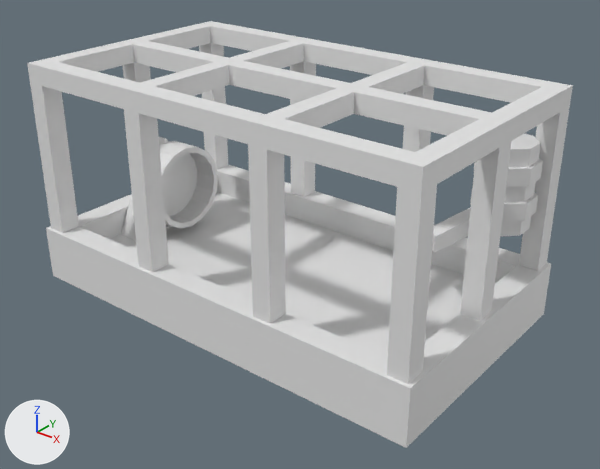
An edit to the glTF model assets/3D/map/cage.glb, drawn before and after from the same camera.
Camera for both pictures: a 50 mm camera at (0.898, -1.086, 0.697) aimed at (0.04, -0.013, 0.031). Arrows for +X, +Y and +Z are at lower left; the lights stay in place. The picture after the commit comes second. Where no turn or scale is listed for an object, it has been applied to the vertices. Vertices at exactly the same position are counted once.

In view in the first picture: 'Base', 'Cage', 'WaterBottle', 'Wheel' and 1 more.
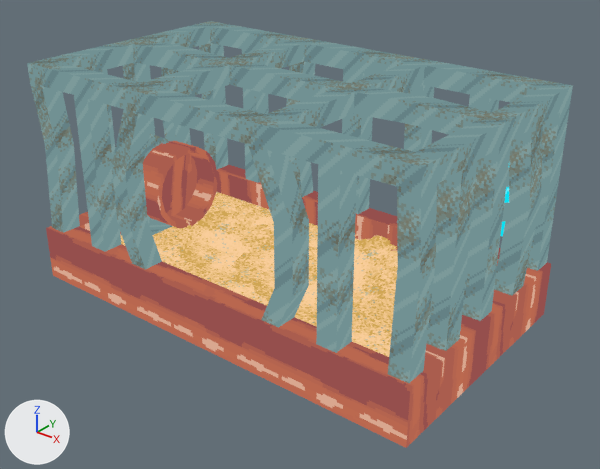
Where the newer file only moved an object's origin or applied its transform, the numbers keep the older frame.

What the commit changed:
Picture 'rustyMetal' (img_rustymetal) is new.
Picture 'plasticCyan' (img_plasticcyan) is new.
Picture 'dullRedPlastic' (img_dullredplastic) is new.
Picture 'strawFullTexture' (img_strawfulltexture) is new.
Picture 'strawTexture' (img_strawtexture) is new.
Material 'Material.004' (mat_material_004) is new.
Uses the picture img_rustymetal.
Material 'Material.005' (mat_material_005) is new.
Uses the picture img_plasticcyan.
Material 'Material.002' (mat_material_002) is new.
Uses the picture img_dullredplastic.
Material 'Material.003' (mat_material_003) is new.
Uses the picture img_strawfulltexture.
Material 'Material.001' (mat_material_001) is new.
Uses the picture img_strawtexture.
me_cube has 24 vertices, 44 faces and spans x -0.42..0.42, y -0.24..0.24, z -0.115..-0.008.
me_cube is used by ob_base; location (0.0, 0.0, 0.0).
me_cube part 1: 40 faces spanning x -0.42..0.42, y -0.24..0.24, z -0.115..-0.008 switch from mat_material (white #e7e7e7) to mat_material_002.
me_cube part 2: 4 faces spanning x -0.375..0.375, y -0.194..0.194, z -0.062 switch from mat_material (white #e7e7e7) to mat_material_003.
me_cube_001 is used by ob_cage; location (-0.394, -0.214, 0.116).
me_cube_001 had 148 vertices, 342 faces and spanned x -0.018..0.807, y -0.02..0.452, z -0.167..0.205.
me_cube_001 now has 316 vertices, 678 faces and spans x -0.033..0.821, y -0.02..0.452, z -0.183..0.208.
me_cube_001 part 3: 168 vertices added at x -0.033..0.821, y -0.02..0.452, z -0.183..0.208.
me_cube_001 part 4: 198 faces spanning x -0.018..0.807, y -0.02..0.452, z -0.167..0.205 switch from no material to mat_material_004.
me_cylinder has 64 vertices, 124 faces and spans x -0.034..0.034, y -0.086..0.086, z -0.086..0.086.
me_cylinder gains material mat_material_002.
me_cylinder_001 has 84 vertices, 164 faces and spans x -0.1..0.052, y -0.098..0.052, z -0.118..0.078.
me_cylinder_001 is used by ob_waterbottle; location (0.348, 0.166, 0.154).
me_cylinder_001 part 5: 106 faces spanning x -0.1..0.052, y -0.098..0.052, z -0.118..0.047 switch from no material to mat_material_004.
me_cylinder_001 part 6: 58 faces spanning x -0.045..0.045, y -0.045..0.045, z -0.078..0.078 switch from no material to mat_material_005.
Mesh me_plane_011 is new.
It has 4 vertices, 2 faces and spans x -0.147..0.136, y -0.149..0.131, z -0.075..-0.025.
It uses material mat_material_001.
Mesh me_plane_008 is new.
It has 4 vertices, 2 faces and spans x -0.149..0.131, y -0.121..0.151, z -0.09..-0.006.
It uses material mat_material_001.
Mesh me_plane_007 is new.
It has 4 vertices, 2 faces and spans x -0.106..0.121, y -0.097..0.128, z -0.09..-0.006.
It uses material mat_material_001.
Mesh me_plane_001 is new.
It has 4 vertices, 2 faces and spans x -0.124..0.124, y -0.124..0.124, z -0.051.
It uses material mat_material_001.
Object 'Straw.005' (ob_straw_005) is new; it shows me_plane_011.
Its location is (-0.163, 0.112, 0.002).
Object 'Straw.004' (ob_straw_004) is new; it shows a copy of me_plane_011.
Its location is (0.101, -0.049, 0.002).
Object 'Straw.003' (ob_straw_003) is new; it shows a copy of me_plane_011.
Its location is (-0.098, -0.027, -0.007).
Object 'Straw.002' (ob_straw_002) is new; it shows me_plane_008.
Its location is (-0.132, -0.024, 0.001).
Object 'Straw.001' (ob_straw_001) is new; it shows me_plane_007.
Its location is (0.118, 0.033, 0.006).
Object 'Straw' (ob_straw) is new; it shows me_plane_001.
Its location is (0.0, 0.0, 0.0).

Boxes [x1, y1, x2, y2] around the edits, measured in the pictures (600 x 469 px):
'Cage', reshaped
    before: [27, 21, 573, 384]
    after: [27, 21, 573, 383]
'Wheel', recoloured (white to brown)
    both: [159, 141, 218, 229]
'Straw.002', added (beige)
    after: [178, 211, 274, 258]
'Straw.001', added (beige)
    after: [353, 234, 398, 311]
'Straw', added (beige)
    after: [228, 246, 317, 287]
'Straw.003', added (beige)
    after: [184, 240, 245, 283]
'Straw.004', added (beige)
    after: [254, 268, 362, 320]
'Straw.005', added (beige)
    after: [210, 204, 274, 243]
part 1 of me_cube, recoloured (white to brown)
    both: [46, 165, 551, 448]
part 2 of me_cube, recoloured
    before: [110, 192, 464, 357]
    after: [120, 192, 396, 357]
part 3 of me_cube_001, added (cyan)
    after: [30, 23, 563, 383]
part 4 of me_cube_001, recoloured (white to cyan)
    both: [27, 21, 573, 321]
part 5 of me_cylinder_001, recoloured
    before: [432, 158, 543, 253]
    after: [502, 161, 543, 221]
part 6 of me_cylinder_001, recoloured
    before: [500, 134, 541, 236]
    after: [500, 167, 509, 236]
